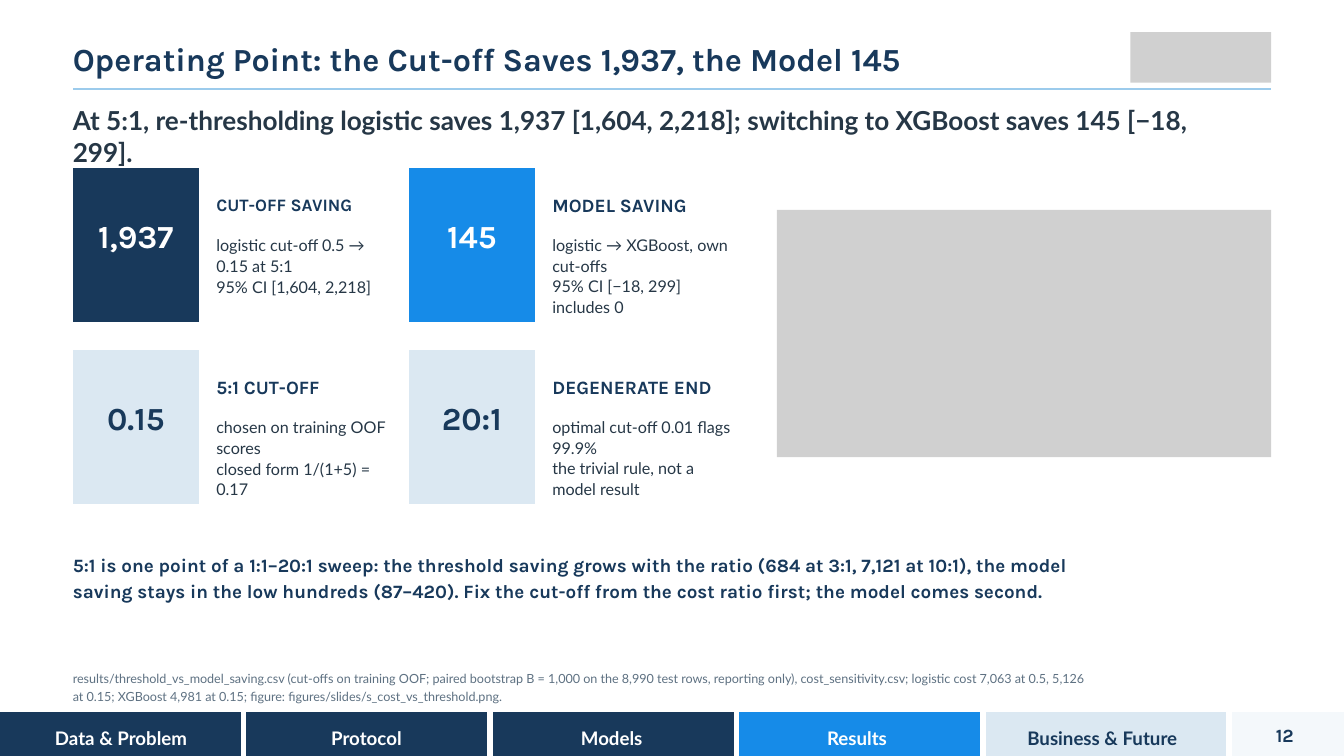
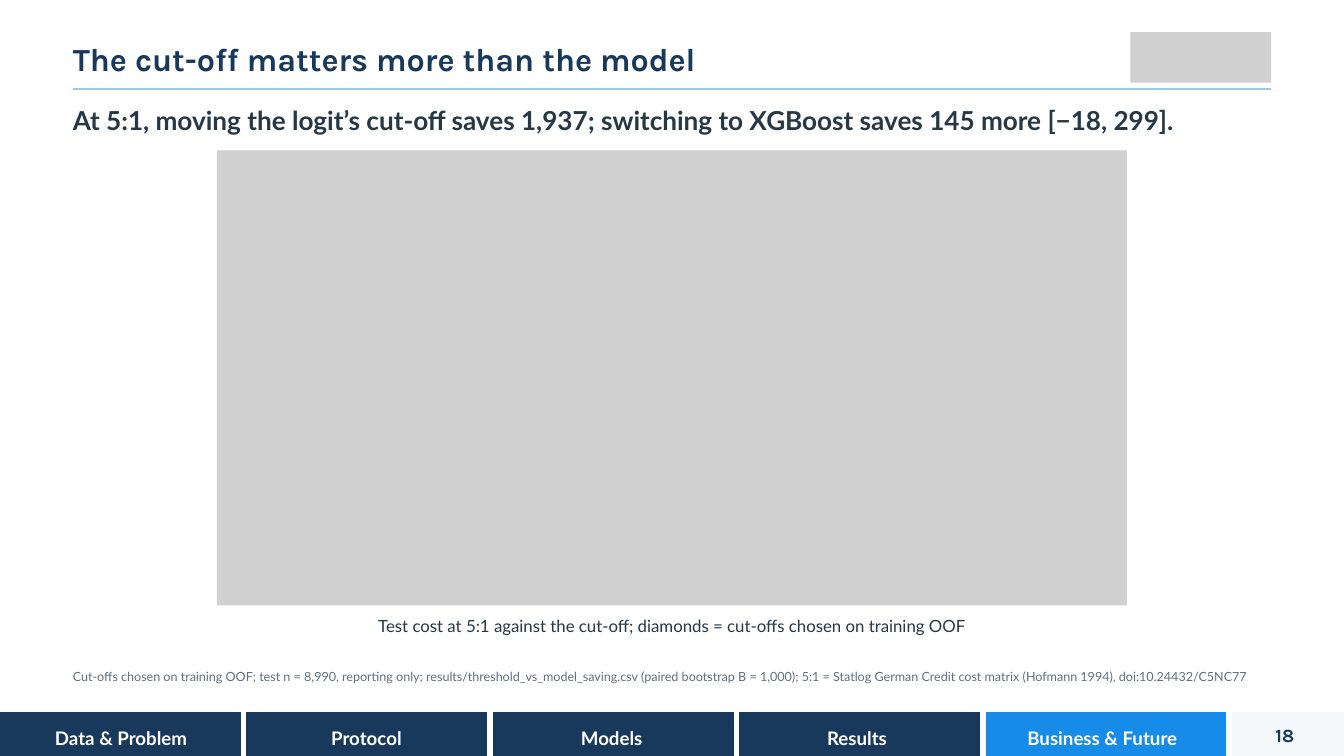
Before and after one commit to jingwen013-design/mh6805-credit-default, a slide deck: slide 18 of slides/MH6805_B19_Presentation.pptx (slide 12 before the commit). Drawn at 1344x756 pixels with LibreOffice and Linux fonts; fonts in the diff are those of the drawing; grey boxes stand for pictures. Boxes give left, top, right and bottom in pixels: in the first picture for what was removed or moved away, otherwise in the second. Text is boxed around its words. In the diff, an @@ line names an element or a change of style, - is before the commit and + after.

```diff
--- a/slides/MH6805_B19_Presentation.pptx
+++ b/slides/MH6805_B19_Presentation.pptx
@@ text at [73,48,695,72]: text changed @@
-Operating Point: the Cut-off Saves 1,937, the Model 145
+The cut-off matters more than the model
@@ text at [73,109,1174,134]: text changed @@
-At 5:1, re-thresholding logistic saves 1,937 [1,604, 2,218]; switching to XGBoost saves 145 [−18, 299].
+At 5:1, moving the logit’s cut-off saves 1,937; switching to XGBoost saves 145 more [−18, 299].
@@ picture added at [217,151,1127,605] @@
@@ group removed at [73,168,371,322]: 3 texts, 1 freeform shape @@
-1,937
-CUT-OFF SAVING
-logistic cut-off 0.5 → 0.15 at 5:1
-95% CI [1,604, 2,218]
@@ group removed at [409,168,728,322]: 3 texts, 1 freeform shape @@
-145
-MODEL SAVING
-logistic → XGBoost, own cut-offs
-95% CI [−18, 299] includes 0
@@ picture removed at [777,210,1271,457] @@
@@ group removed at [73,350,386,504]: 3 texts, 1 freeform shape @@
-0.15
-5:1 CUT-OFF
-chosen on training OOF scores
-closed form 1/(1+5) = 0.17
@@ group removed at [409,350,730,504]: 3 texts, 1 freeform shape @@
-20:1
-DEGENERATE END
-optimal cut-off 0.01 flags 99.9%
-the trivial rule, not a model result
@@ text removed at [73,558,1066,603] @@
-5:1 is one point of a 1:1–20:1 sweep: the threshold saving grows with the ratio (684 at 3:1, 7,121 at 10:1), the model
-saving stays in the low hundreds (87–420). Fix the cut-off from the cost ratio first; the model comes second.
@@ text added at [378,619,965,635], 18 pt, text #263746 @@
+Test cost at 5:1 against the cut-off; diamonds = cut-offs chosen on training OOF
@@ text removed at [73,673,1084,704] @@
-results/threshold_vs_model_saving.csv (cut-offs on training OOF; paired bootstrap B = 1,000 on the 8,990 test rows, reporting only), cost_sensitivity.csv; logistic cost 7,063 at 0.5, 5,126 at 0.15; XGBoost 4,981 at 0.15; figure: figures/slides/s_cost_vs_threshold.png.
@@ text added at [73,671,1247,684], 13.5 pt, text #5E7182 @@
+Cut-offs chosen on training OOF; test n = 8,990, reporting only; results/threshold_vs_model_saving.csv (paired bootstrap B = 1,000); 5:1 = Statlog German Credit cost matrix (Hofmann 1994), doi:10.24432/C5NC77
@@ freeform shape at [739,712,980,756]: fill #168BE8 to #18395B @@
@@ freeform shape at [986,712,1226,756]: fill #DBE8F2 to #168BE8 @@
@@ text "Business & Future" at [1027,731,1178,745]: text colour #18395B to #FFFFFF @@
@@ text at [1275,729,1294,743]: text changed @@
-12
+18
```
Also in this commit, not shown: 7 other slides changed, 15 slides added, 7 slides removed, 1 other file.
